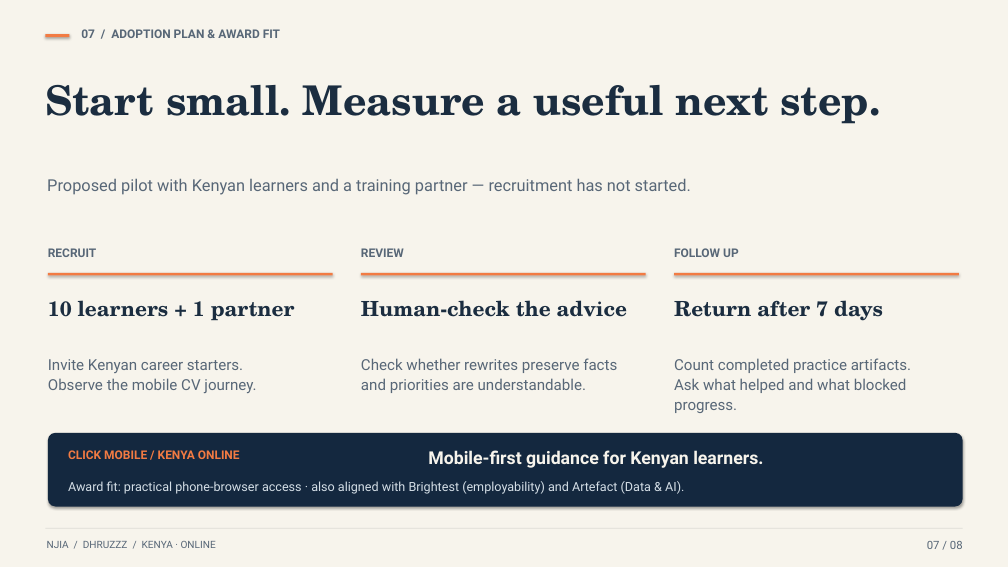
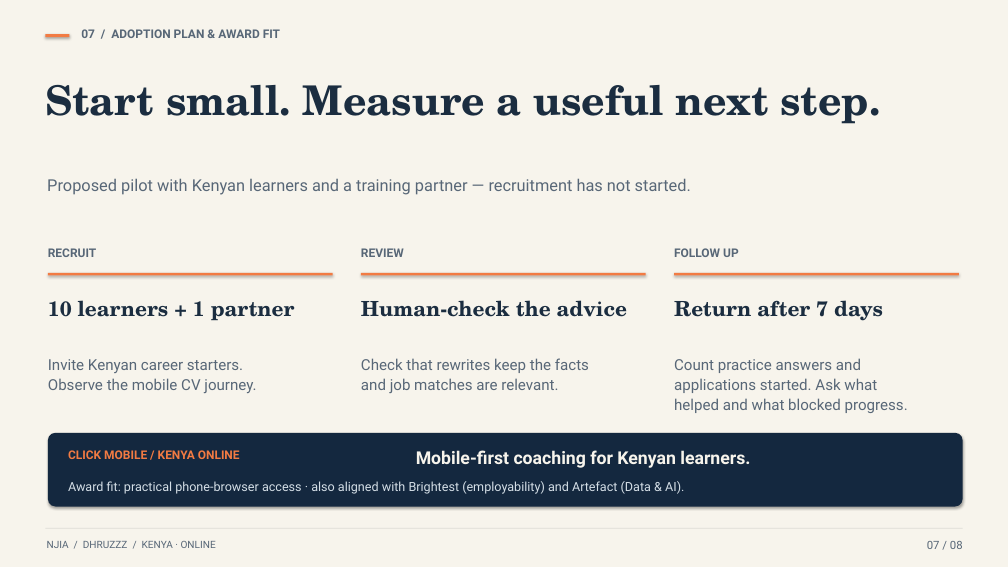
Before and after one commit to Eeshan-Vaghjiani/njia, a slide deck: slide 7 of presentation/Njia-Dhruzzz.pptx. Drawn at 1008x567 pixels with LibreOffice and Linux fonts; fonts in the diff are those of the drawing. Boxes give left, top, right and bottom in pixels: in the first picture for what was removed or moved away, otherwise in the second. Text is boxed around its words. In the diff, an @@ line names an element or a change of style, - is before the commit and + after.

```diff
--- a/presentation/Njia-Dhruzzz.pptx
+++ b/presentation/Njia-Dhruzzz.pptx
@@ text at <box>361,358,589,393</box>: text changed @@
-Check whether rewrites preserve facts
-and priorities are understandable.
+Check that rewrites keep the facts
+and job matches are relevant.
@@ text at <box>674,358,908,413</box>: text changed @@
-Count completed practice artifacts.
-Ask what helped and what blocked progress.
+Count practice answers and
+applications started. Ask what
+helped and what blocked progress.
@@ text at <box>416,450,750,468</box>: text changed @@
-Mobile-first guidance for Kenyan learners.
+Mobile-first coaching for Kenyan learners.
```
Also in this commit, not shown: 7 other slides changed, 30 other files.
